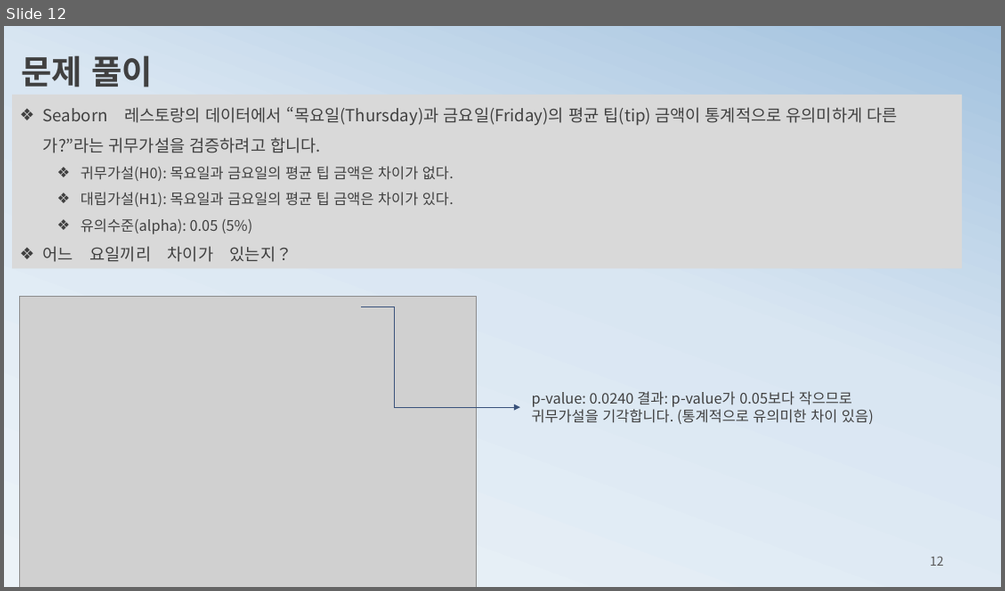
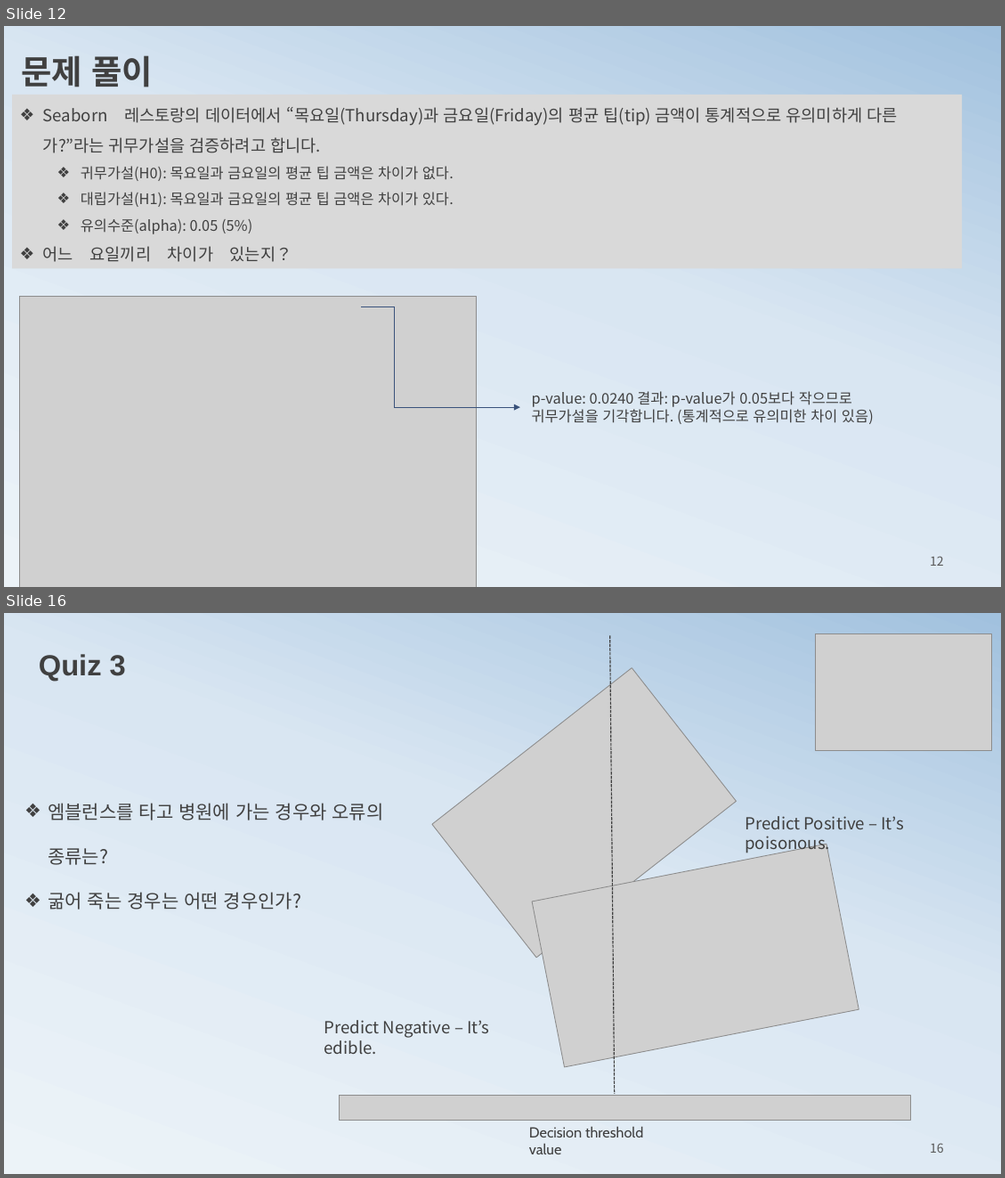
Before and after one commit to ancestor9/mathematics-for-machine-learning, a slide deck: 5_Hypothesis Testing.pptx. Shown one above the other, each under a label of ours: slide 12 before the commit, slides 12 and 16 after it; the slides between them are not shown. The pictures are 1005x591 and 1005x1178 pixels, drawn with LibreOffice and Linux fonts; fonts in the diff are those of the drawing; grey boxes stand for pictures. Boxes give left, top, right and bottom in pixels: in the first picture for what was removed or moved away, otherwise in the second. Text is boxed around its words. In the diff, an @@ line names an element or a change of style, - is before the commit and + after.

```diff
--- a/5_Hypothesis Testing.pptx
+++ b/5_Hypothesis Testing.pptx
@@ slide 16 added at (4, 613, 1001, 1174), background gradient #ECF3F8 to #D9E6F2 to #A1C1DE @@
@@ line added from (610, 635) to (615, 1094), #404040 1 pt dashed @@
@@ picture added at (816, 634, 991, 751) @@
@@ text added at (39, 654, 126, 681), 28 pt, text #404040, bold @@
+Quiz 3
@@ picture added at (432, 667, 736, 957) @@
@@ text added at (48, 803, 384, 909), 18 pt, text #404040 @@
+❖ 엠블런스를 타고 병원에 가는 경우와 오류의 종류는?
+❖ 굶어 죽는 경우는 어떤 경우인가?
@@ text added at (744, 816, 903, 854), 16 pt, text #404040 @@
+Predict Positive – It’s poisonous.
@@ picture added at (533, 844, 859, 1067) @@
@@ text added at (324, 1020, 489, 1054), 16 pt, text #404040 @@
+Predict Negative – It’s edible.
@@ picture added at (339, 1095, 909, 1120) @@
@@ text added at (529, 1126, 643, 1154), 14 pt, text #404040 @@
+Decision threshold value
@@ page number added at (930, 1143, 944, 1152), 12 pt, text #595959 @@
+16
```
Also in this commit, not shown: 6 slides changed, 9 other slides added, 5 slides removed.
